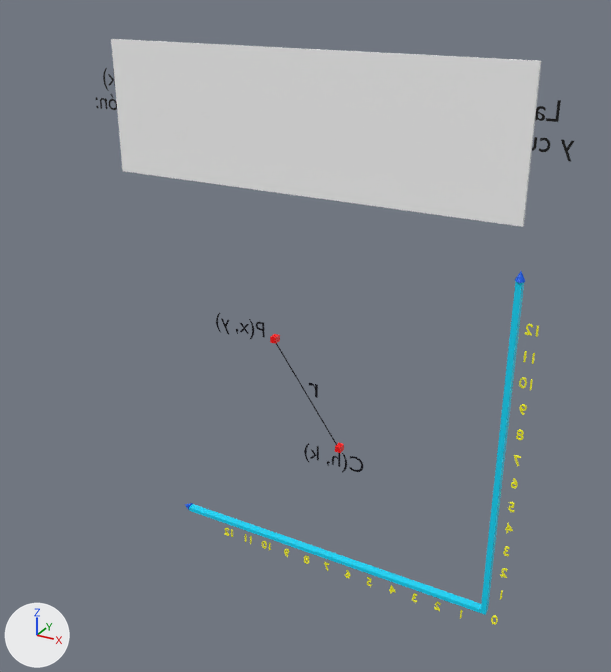
Renders of the Blender file Modelos respaldo - blender/e-circunferencia.blend from each side of a commit.
Camera for both pictures: a 50 mm lens placed at (1.27, -5.23, 4.71), pointed at (-1.64, 0.06, 2.07). Arrows for +X, +Y and +Z are at lower left; the lights stay in place. Text is drawn in Blender's own font.

In view in the first picture: 'Cubo', 'Cubo.001', 'Cubo.002', 'Text.025', 'Text.027', 'Text.028'.
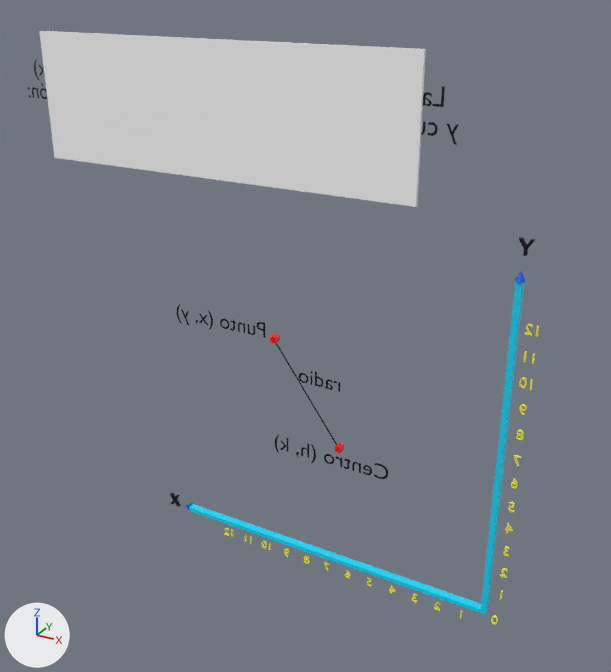
Changed parts and their boxes (x1, y1, x2, y2) in the pictures (611 x 672 px):
'Cubo.002', moved: before (111, 39, 541, 227); after (39, 31, 426, 207)
'Text.025', moved: before (96, 68, 574, 162); after (28, 59, 458, 145)
'Text.027', moved: before (304, 443, 363, 473); after (275, 435, 388, 479)
'Text.028', moved: before (308, 383, 318, 398); after (299, 371, 340, 392)
'Text.030', added: after (519, 237, 536, 256)
'Text.029', added: after (170, 493, 181, 507)

The change, as a list of edits to the scene's bpy script:
```text
Add mat_colornegro_003:
    mat_colornegro_003 = principled_material('colorNegro.003')
    mat_colornegro_003.base_color = (0.0, 0.000138, 0.00533)  # black #000010
    mat_colornegro_003.roughness = 0.4
Add mat_colornegro_002:
    mat_colornegro_002 = principled_material('colorNegro.002')
    mat_colornegro_002.base_color = (0.0, 0.000138, 0.00533)  # black #000010
    mat_colornegro_002.roughness = 0.4
Add me_text_027:
    me_text_027.from_pydata([(0.182, 0.0, 0.0), (0.182, 0.21, 0.0), (-0.001, 0.5, 0.0), (0.117, 0.5, 0.0), (0.235, 0.302, 0.0), (0.35, 0.5, 0.0), (0.466, 0.5, 0.0), (0.283, 0.21, 0.0), (0.283, 0.0, 0.0)], [], [(1, 3, 2), (1, 4, 3), (4, 6, 5), (4, 7, 6), (1, 7, 4), (0, 7, 1), (0, 8, 7)])
    me_text_027.materials.append(mat_colornegro_003)  # black #000010
Add me_text_026:
    me_text_026.from_pydata([(0.0, 0.0, 0.0), (0.171, 0.261, 0.0), (0.016, 0.5, 0.0), (0.134, 0.5, 0.0), (0.234, 0.339, 0.0), (0.332, 0.5, 0.0), (0.449, 0.5, 0.0), (0.294, 0.257, 0.0), (0.465, 0.0, 0.0), (0.343, 0.0, 0.0), (0.232, 0.173, 0.0), (0.121, 0.0, 0.0)], [], [(1, 3, 2), (1, 4, 3), (4, 6, 5), (4, 7, 6), (1, 7, 4), (0, 7, 1), (0, 10, 7), (10, 8, 7), (0, 11, 10), (9, 8, 10)])
    me_text_026.materials.append(mat_colornegro_002)  # black #000010
Change ob_cubo_002:
    ob_cubo_002.location: (-1.736, -0.025, 3.657) -> (-2.459, -0.025, 3.691)
Change ob_text_025:
    ob_text_025.location: (-1.645, 0.0, 4.033) -> (-2.368, 0.0, 4.067)
Change ob_text_027:
    ob_text_027.location: (-1.079, 0.0, 1.015) -> (-0.866, 0.0, 1.015)
Change ob_text_028:
    ob_text_028.location: (-1.482, 0.0, 1.588) -> (-1.291, 0.0, 1.689)
Add ob_text_030:
    ob_text_030 = bpy.data.objects.new('Text.030', me_text_027)
    ob_text_030.location = (0.047, 0.0, 2.996)
    ob_text_030.rotation_euler = (1.571, 0.0, -3.142)  # degrees (90, 0, -180)
    ob_text_030.scale = (0.218, 0.218, 0.287)
    _m = ob_text_030.modifiers.new('Solidify', 'SOLIDIFY')
    _m.thickness = 0.1
    _m.offset = 1.0
Add ob_text_029:
    ob_text_029 = bpy.data.objects.new('Text.029', me_text_026)
    ob_text_029.location = (-2.957, 0.0, 0.07)
    ob_text_029.rotation_euler = (1.571, 0.0, -3.142)  # degrees (90, 0, -180)
    ob_text_029.scale = (0.218, 0.218, 0.287)
    _m = ob_text_029.modifiers.new('Solidify', 'SOLIDIFY')
    _m.thickness = 0.1
    _m.offset = 1.0
```
